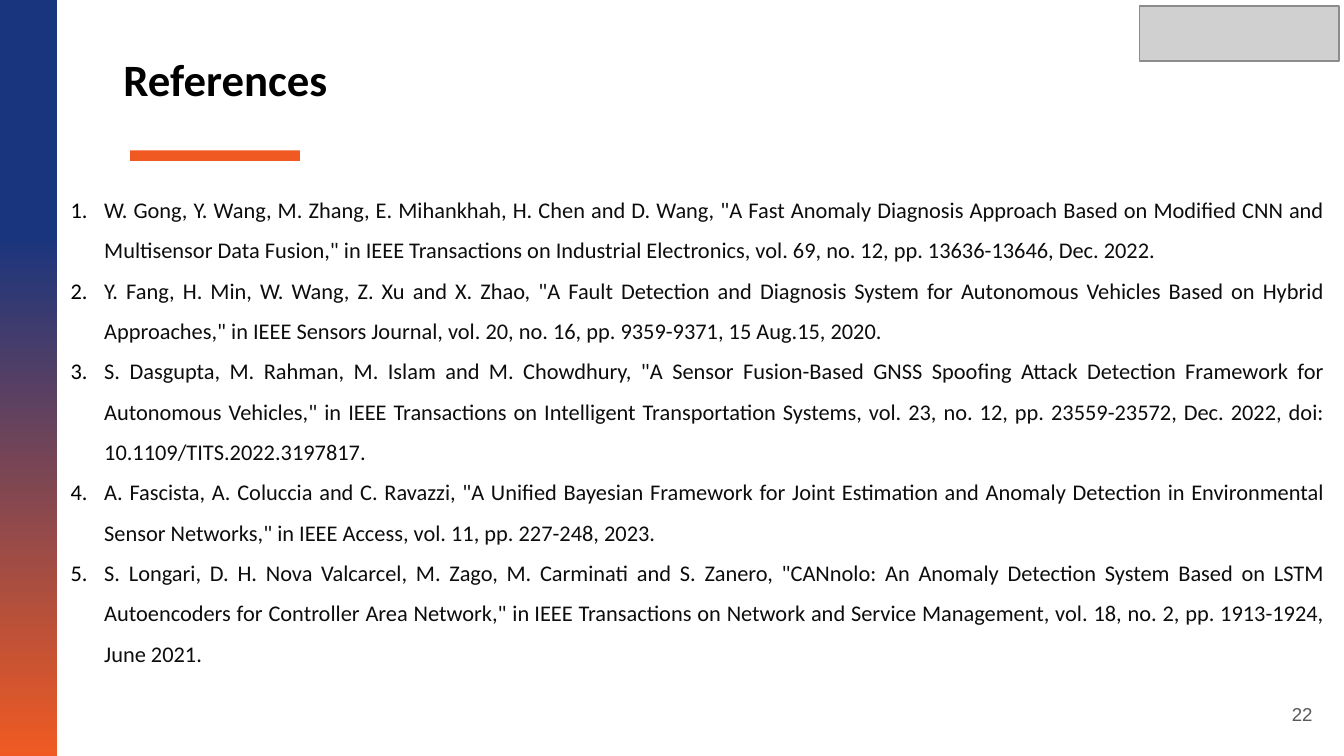
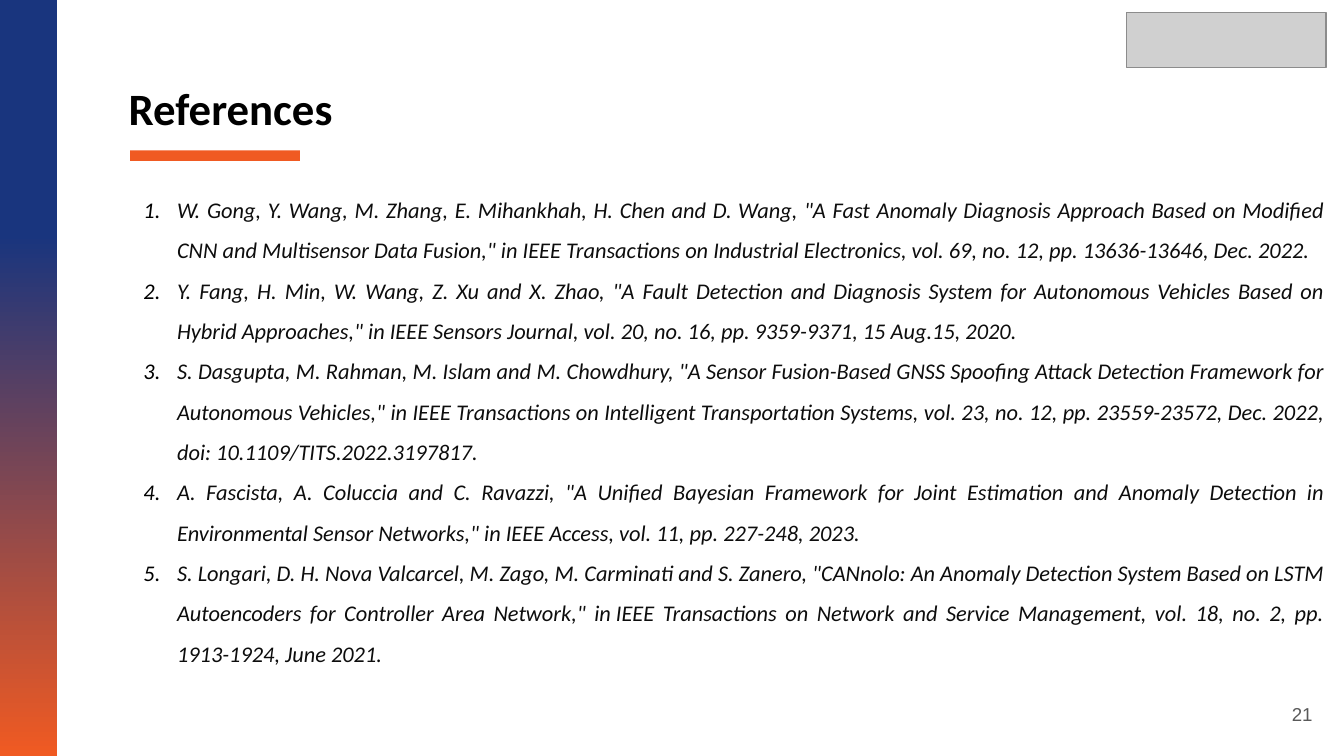
Before and after one commit to sreenithi21/ADAV, a slide deck: slide 21 of NGN PPT/AV_NGN_LAB_PPT.pptx (slide 22 before the commit). Drawn at 1344x756 pixels with LibreOffice and Linux fonts; fonts in the diff are those of the drawing; grey boxes stand for pictures. Boxes give left, top, right and bottom in pixels: in the first picture for what was removed or moved away, otherwise in the second. Text is boxed around its words. In the diff, an @@ line names an element or a change of style, - is before the commit and + after.

```diff
--- a/NGN PPT/AV_NGN_LAB_PPT.pptx
+++ b/NGN PPT/AV_NGN_LAB_PPT.pptx
@@ picture: place and size @@
-picture at (1140, 7, 1339, 62)
+picture at (1126, 12, 1325, 67)
@@ title "References": place and size @@
-title "References" at (123, 65, 327, 97)
+title "References" at (129, 94, 333, 126)
@@ text "W. Gong, Y. Wang, M. ...": place and size @@
-text "W. Gong, Y. Wang, M. ..." at (104, 202, 1324, 662)
+text "W. Gong, Y. Wang, M. ..." at (177, 202, 1324, 665)
@@ text "W. Gong, Y. Wang, M. ..." at (177, 202, 1324, 665): italic on @@
@@ page number at (1292, 708, 1313, 721): text changed @@
-22
+21
```
Also in this commit, not shown: 18 other slides changed, 4 slides added, 5 slides removed, 14 other files.
